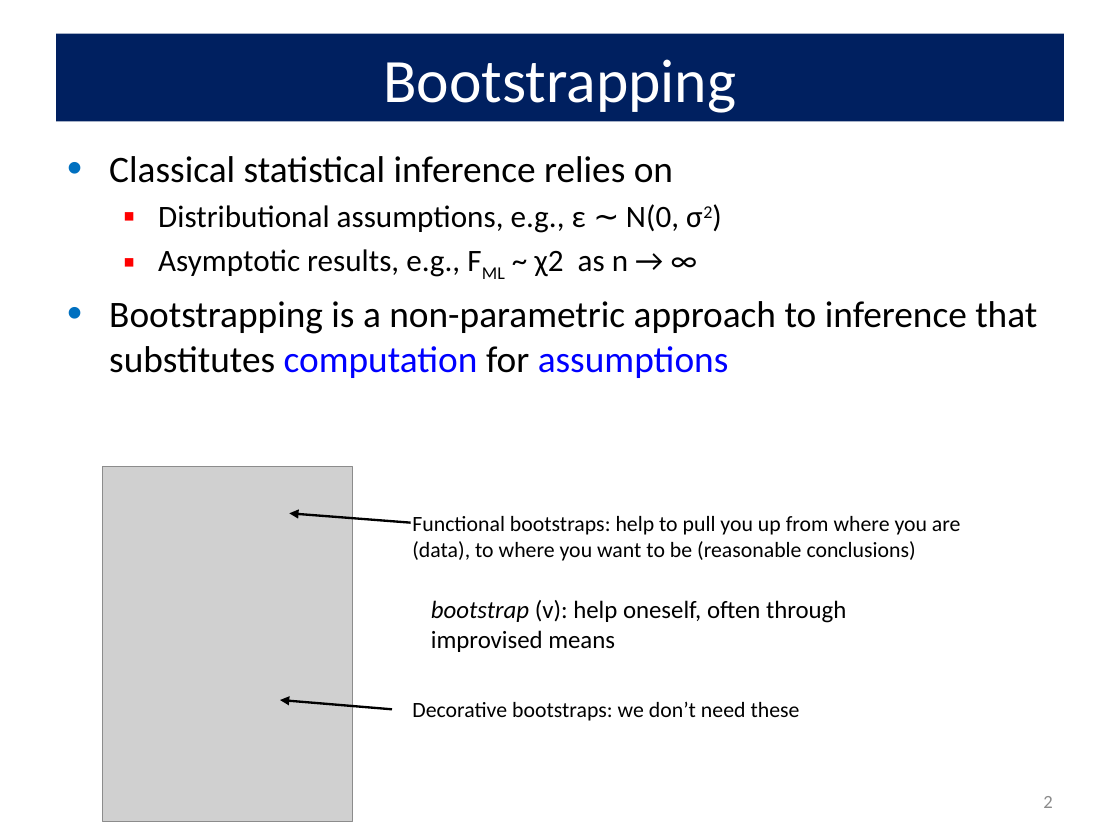
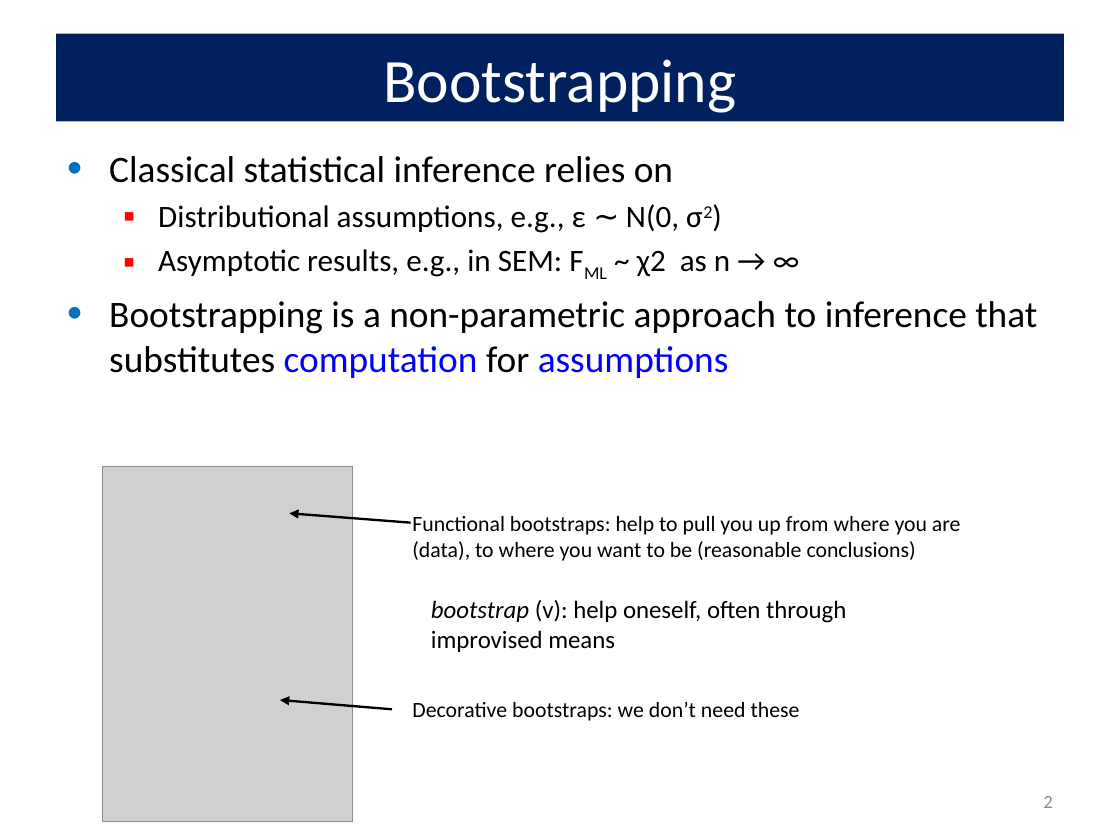
Before and after one commit to friendly/6135, a slide deck: slide 2 of lectures/bootstrap.pptx. Drawn at 1120x840 pixels with LibreOffice and Linux fonts; fonts in the diff are those of the drawing; grey boxes stand for pictures. Boxes give left, top, right and bottom in pixels: in the first picture for what was removed or moved away, otherwise in the second. Text is boxed around its words. In the diff, an @@ line names an element or a change of style, - is before the commit and + after.

Commit message:
Minard; bootstrapping

```diff
--- a/lectures/bootstrap.pptx
+++ b/lectures/bootstrap.pptx
@@ text at bbox=[158, 249, 730, 277]: text changed @@
-  ▪ Asymptotic results, e.g., FML ~ χ2 as n → ∞
+  ▪ Asymptotic results, e.g., in SEM: FML ~ χ2 as n → ∞
```
Also in this commit, not shown: 7 other slides changed, 29 other files.
